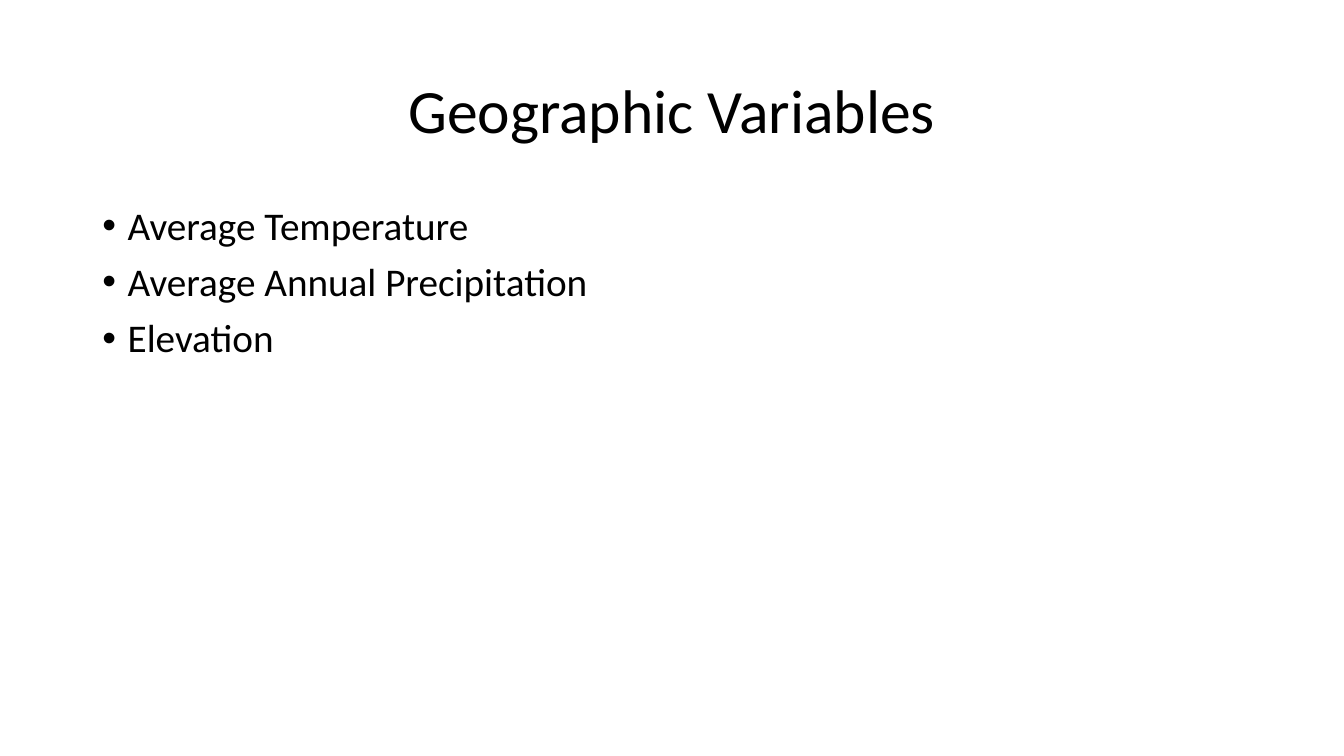
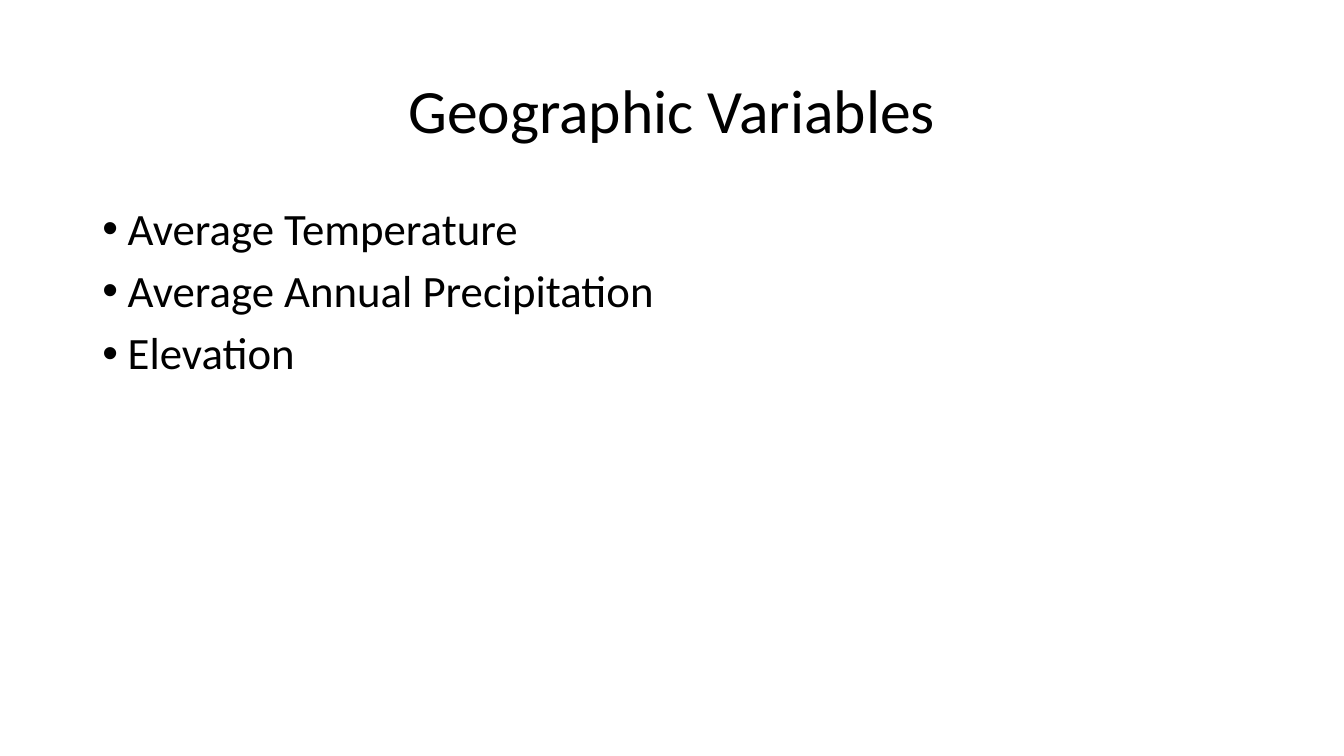
Before and after one commit to ConnerSick/Project-1, a slide deck: slide 3 of Geographic Factors on US Population Growth.pptx. Drawn at 1344x756 pixels with LibreOffice and Linux fonts; fonts in the diff are those of the drawing; background and template pictures are left out. Boxes give left, top, right and bottom in pixels: in the first picture for what was removed or moved away, otherwise in the second. Text is boxed around its words. In the diff, an @@ line names an element or a change of style, - is before the commit and + after.

```diff
--- a/Geographic Factors on US Population Growth.pptx
+++ b/Geographic Factors on US Population Growth.pptx
@@ text "Average Temperature" at (128, 216, 654, 370): size 28 to 32 pt @@
```
Also in this commit, not shown: 2 other slides changed.
